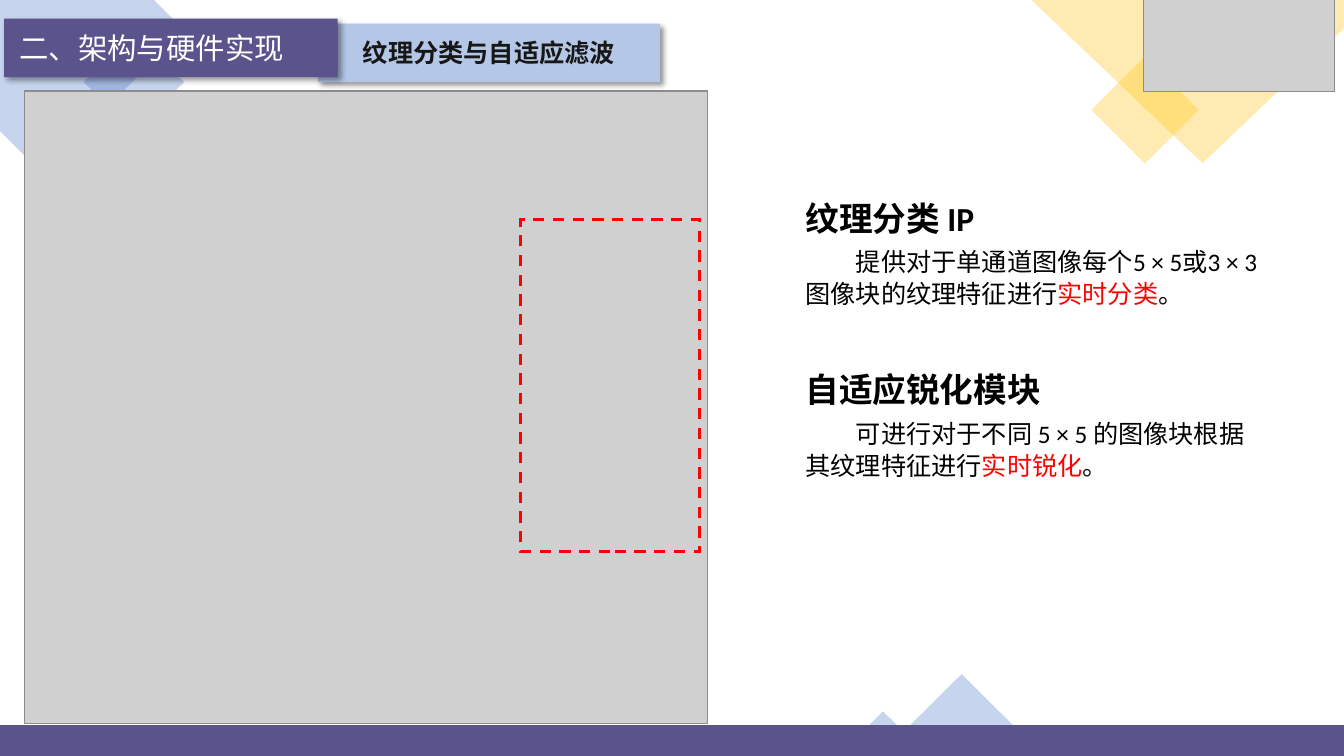
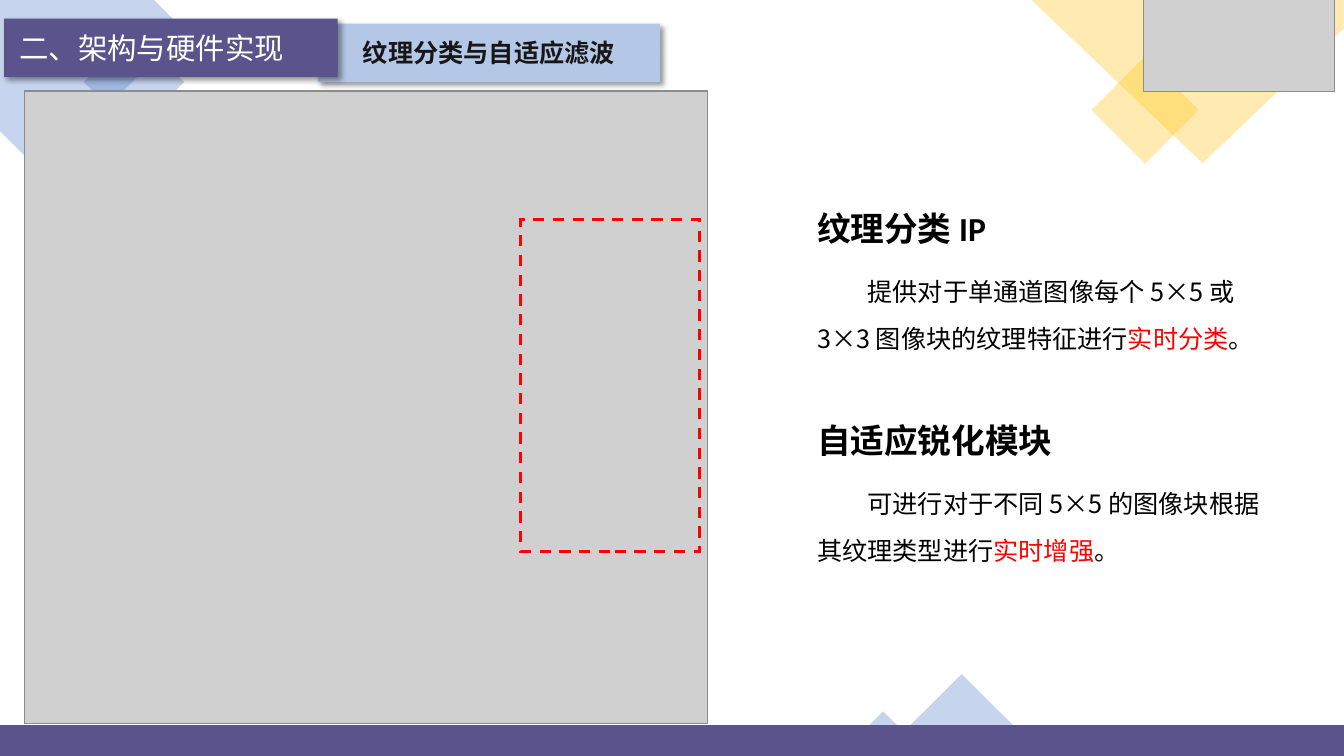
Before and after one commit to jjyy-Huang/LoG-UTE-RAISR-Doc, a slide deck: slide 10 of presentation/PPT.pptx. Drawn at 1344x756 pixels with LibreOffice and Linux fonts; fonts in the diff are those of the drawing; grey boxes stand for pictures; background and template pictures are left out. Boxes give left, top, right and bottom in pixels: in the first picture for what was removed or moved away, otherwise in the second. Text is boxed around its words. In the diff, an @@ line names an element or a change of style, - is before the commit and + after.

```diff
--- a/presentation/PPT.pptx
+++ b/presentation/PPT.pptx
@@ text "纹理分类 IP" moved from (x1=805, y1=202, x2=1244, y2=477) to (x1=817, y1=212, x2=1259, y2=562) @@
@@ text at (x1=817, y1=212, x2=1052, y2=456): line spacing 1 to 1.5 @@
@@ text at (x1=817, y1=279, x2=1254, y2=350): text changed @@
-提供对于单通道图像每个5 × 5或3 × 3图像块的纹理特征进行实时分类。
+提供对于单通道图像每个 5×5 或
+3×3 图像块的纹理特征进行实时分类。
@@ text at (x1=817, y1=491, x2=1259, y2=562): text changed @@
-可进行对于不同 5 × 5 的图像块根据其纹理特征进行实时锐化。
+可进行对于不同 5×5 的图像块根据其纹理类型进行实时增强。
```
Also in this commit, not shown: 20 other slides changed, 5 slides added, 58 other files.
